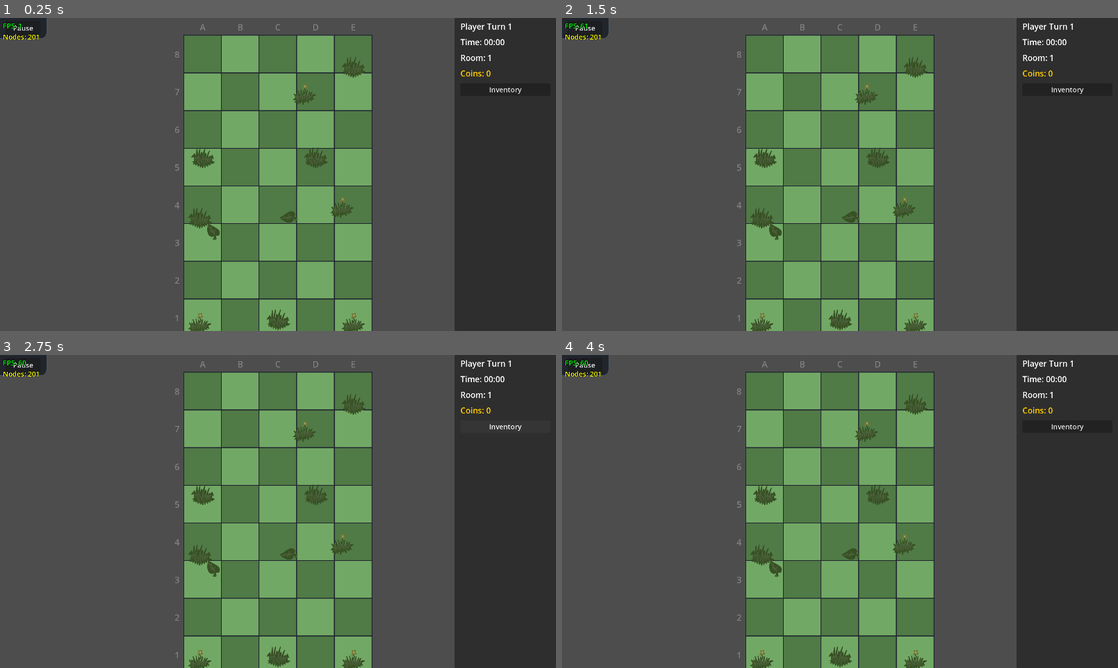
Above: before the commit, frames 1-4 (two rows, left to right).
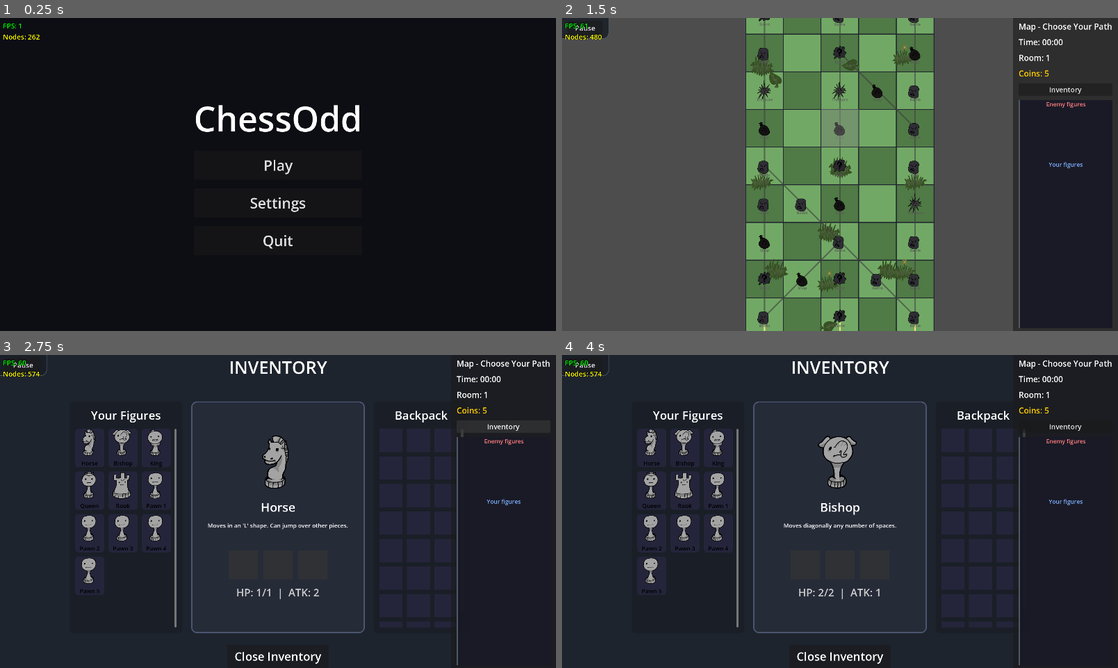
Above: after the commit, the same moments.

Repository: VAXVORTEX/Chessodd
Game: Godot game, scene res://Main.tscn
The game is run twice, just before and just after one commit, with the same random seed, the same clock (stepped at 60 frames per second) and the same inputs.
Inputs (mouse positions are in pixels of both pictures, inside the frame that each line leads up to):
- Up to frame 1 (0.25 s): no input
- Up to frame 2 (1.5 s): click (840, 165) at 0.5 s, where only the run after the commit has a clickable "Play"; click (840, 152) at 1.25 s, where only the run after the commit has a clickable "Slot 1 - Empty"
- Up to frame 3 (2.75 s): click "Inventory" at 2 s
- Up to frame 4 (4 s): click (650, 442) at 2.77 s; click (684, 442) at 3.52 s

The runs differ from the first frame. In frame 1, 99% of the frame differs, in the area x 0-100%, y 0-100%; in frame 2, 11%; in frame 3, 81%; in frame 4, 81%.
Error before the commit: Parse Error: Identifier "PieceType" not declared in the current scope. (res://scripts/InventoryManager.gd:261)

Commit message:
fix: resolve PieceType missing main prefix in InventoryManager

Diff:
--- a/scripts/InventoryManager.gd
+++ b/scripts/InventoryManager.gd
@@ -258,14 +258,14 @@
 
 	var desc = ""
 	match p.piece_type:
-		PieceType.PAWN: desc = "Moves 1 step forward. Attacks diagonally forward."
-		PieceType.KNIGHT: desc = "Moves in an 'L' shape. Can jump over other pieces."
-		PieceType.BISHOP: desc = "Moves diagonally any number of spaces."
-		PieceType.ROOK: desc = "Moves horizontally or vertically any number of spaces."
-		PieceType.QUEEN: desc = "Moves in any direction any number of spaces."
-		PieceType.KING: desc = "Moves 1 step in any direction. If King dies, you lose."
-		PieceType.SPIKED_PAWN: desc = "Melee attackers take 1 damage."
-		PieceType.TELEPAWN: desc = "Moves 1 step horizontally and vertically. Attacks diagonally forward. Teleports randomly after attacking."
+		main.PieceType.PAWN: desc = "Moves 1 step forward. Attacks diagonally forward."
+		main.PieceType.KNIGHT: desc = "Moves in an 'L' shape. Can jump over other pieces."
+		main.PieceType.BISHOP: desc = "Moves diagonally any number of spaces."
+		main.PieceType.ROOK: desc = "Moves horizontally or vertically any number of spaces."
+		main.PieceType.QUEEN: desc = "Moves in any direction any number of spaces."
+		main.PieceType.KING: desc = "Moves 1 step in any direction. If King dies, you lose."
+		main.PieceType.SPIKED_PAWN: desc = "Melee attackers take 1 damage."
+		main.PieceType.TELEPAWN: desc = "Moves 1 step horizontally and vertically. Attacks diagonally forward. Teleports randomly after attacking."
 	main.inv_piece_desc.text = desc
 
 	main.inv_piece_stats.text = "HP: %d/%d  |  ATK: %d" % [p.current_hp, p.max_hp, p.attack_damage]
@@ -277,7 +277,7 @@
 	while arts.size() < 3:
 		arts.append("")
 	var is_mirror = arts[1] == "dark_mirror"
-	var is_checker = p.piece_type == PieceType.CHECKER
+	var is_checker = p.piece_type == main.PieceType.CHECKER
 	for i in range(3):
 		if is_checker:
 			continue
